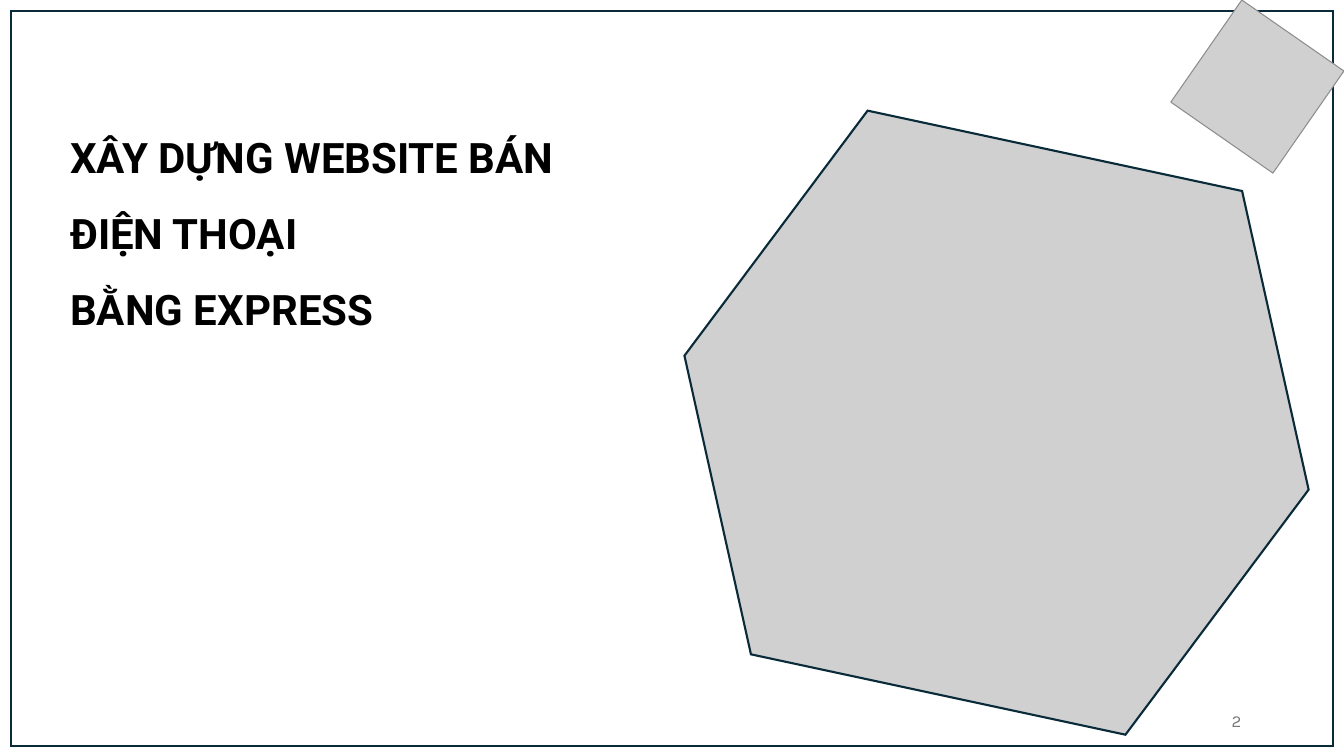
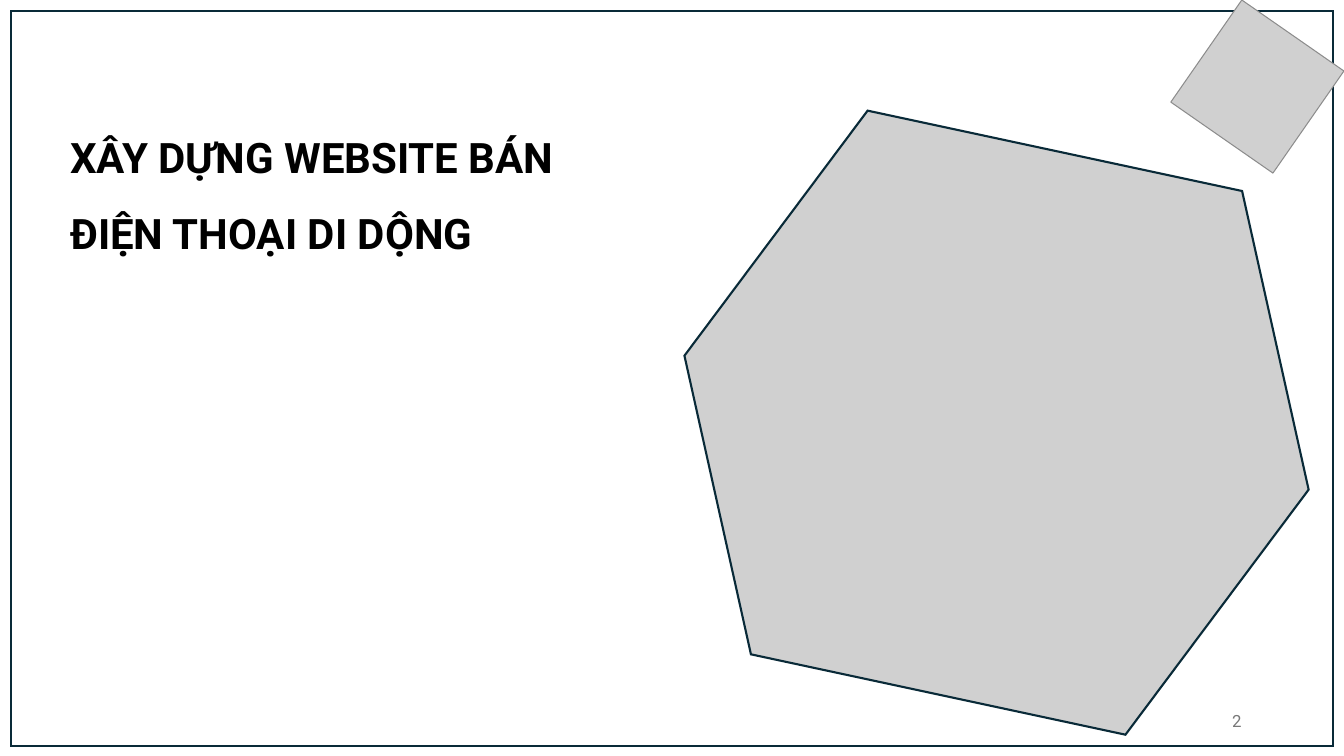
Before and after one commit to nguyenhoangnhan2102/tn-da21tta-110121071-nguyenhoangnhan-bandienthoai, a slide deck: slide 2 of docs/Chuyên ngành - Nguyễn Hoàng Nhân - DA21TTA - 110121071.pptx. Drawn at 1344x756 pixels with LibreOffice and Linux fonts; fonts in the diff are those of the drawing; grey boxes stand for pictures. Boxes give left, top, right and bottom in pixels: in the first picture for what was removed or moved away, otherwise in the second. Text is boxed around its words. In the diff, an @@ line names an element or a change of style, - is before the commit and + after.

```diff
--- a/docs/Chuyên ngành - Nguyễn Hoàng Nhân - DA21TTA - 110121071.pptx
+++ b/docs/Chuyên ngành - Nguyễn Hoàng Nhân - DA21TTA - 110121071.pptx
@@ text at [70,135,554,257]: text changed @@
-XÂY DỰNG WEBSITE BÁN ĐIỆN THOẠI
-BẰNG EXPRESS
+XÂY DỰNG WEBSITE BÁN ĐIỆN THOẠI DI DỘNG
@@ page number at [1232,715,1241,727]: font Karla to Roboto @@
```
Also in this commit, not shown: 9 other slides changed, 1 slide added, 1 slide removed.
